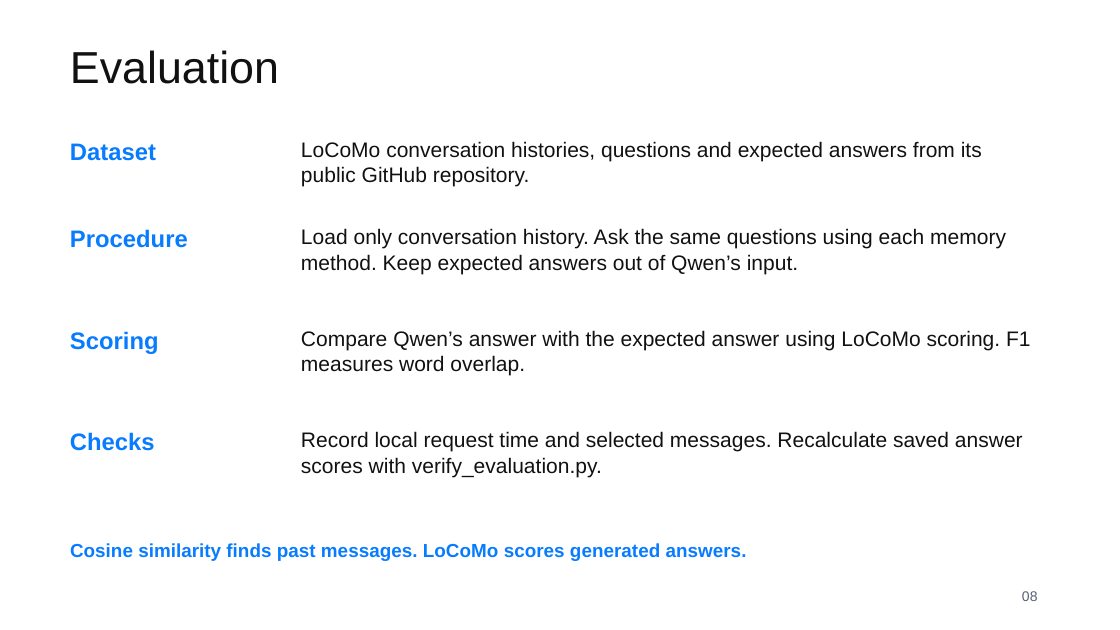
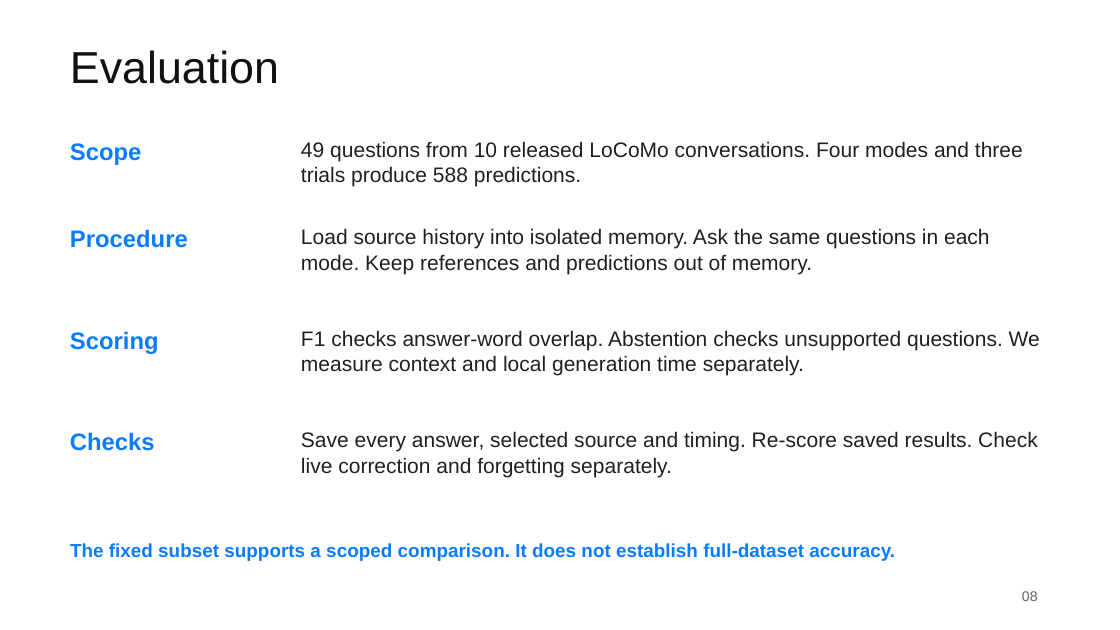
Before and after one commit to amitojsingh1306-prog/AITutorResearchProject, a slide deck: slide 8 of deliverables/Hybrid_Memory_Benchmark_Review_Research_Aligned.pptx. Drawn at 1120x630 pixels with LibreOffice and Linux fonts; fonts in the diff are those of the drawing. Boxes give left, top, right and bottom in pixels: in the first picture for what was removed or moved away, otherwise in the second. Text is boxed around its words. In the diff, an @@ line names an element or a change of style, - is before the commit and + after.

Commit message:
Align presentation with verified research findings and review scope

```diff
--- a/deliverables/Hybrid_Memory_Benchmark_Review_Research_Aligned.pptx
+++ b/deliverables/Hybrid_Memory_Benchmark_Review_Research_Aligned.pptx
@@ text at [70, 143, 142, 165]: text changed @@
-Dataset
+Scope
@@ text at [301, 141, 1023, 187]: text changed; text colour #111111 to #202020 @@
-LoCoMo conversation histories, questions and expected answers from its public GitHub repository.
+49 questions from 10 released LoCoMo conversations. Four modes and three trials produce 588 predictions.
@@ text at [301, 228, 990, 274]: text changed; text colour #111111 to #202020 @@
-Load only conversation history. Ask the same questions using each memory method. Keep expected answers out of Qwen’s input.
+Load source history into isolated memory. Ask the same questions in each mode. Keep references and predictions out of memory.
@@ text at [301, 330, 1040, 376]: text changed; text colour #111111 to #202020 @@
-Compare Qwen’s answer with the expected answer using LoCoMo scoring. F1 measures word overlap.
+F1 checks answer-word overlap. Abstention checks unsupported questions. We measure context and local generation time separately.
@@ text at [301, 431, 1038, 477]: text changed; text colour #111111 to #202020 @@
-Record local request time and selected messages. Recalculate saved answer scores with verify_evaluation.py.
+Save every answer, selected source and timing. Re-score saved results. Check live correction and forgetting separately.
@@ text at [70, 543, 895, 561]: text changed @@
-Cosine similarity finds past messages. LoCoMo scores generated answers.
+The fixed subset supports a scoped comparison. It does not establish full-dataset accuracy.
```
Also in this commit, not shown: 5 other slides changed.
